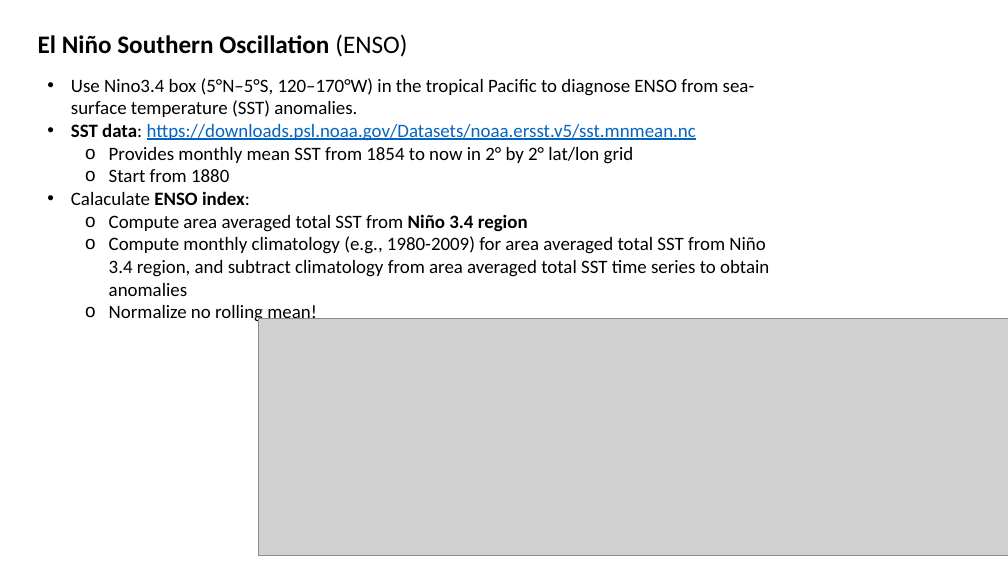
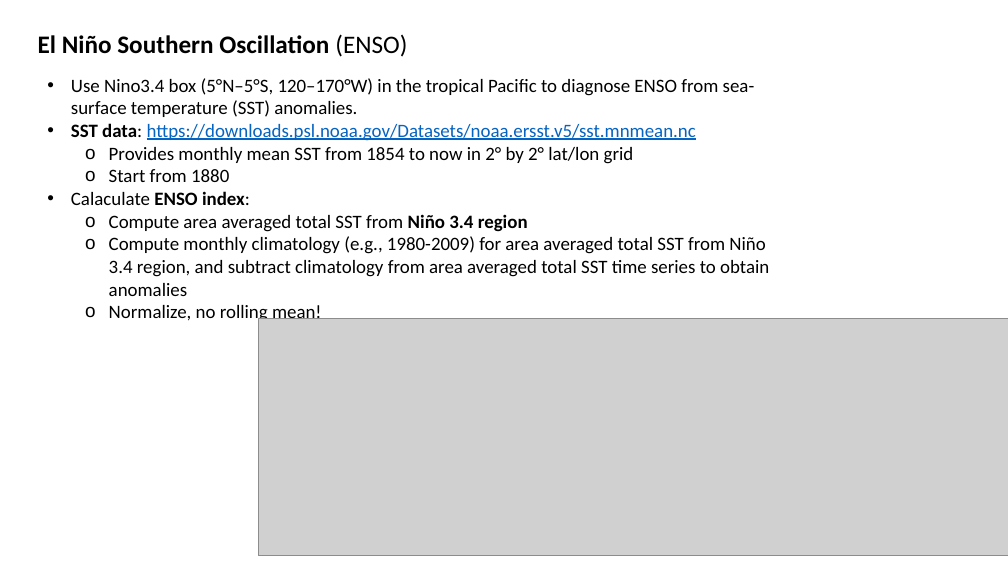
Before and after one commit to MarcoLandtHayen/EchoStateNetworks, a slide deck: slide 3 of ESN_exp09_Classification_LRP.pptx. Drawn at 1008x567 pixels with LibreOffice and Linux fonts; fonts in the diff are those of the drawing; grey boxes stand for pictures. Boxes give left, top, right and bottom in pixels: in the first picture for what was removed or moved away, otherwise in the second. Text is boxed around its words. In the diff, an @@ line names an element or a change of style, - is before the commit and + after.

```diff
--- a/ESN_exp09_Classification_LRP.pptx
+++ b/ESN_exp09_Classification_LRP.pptx
@@ text at box(109, 303, 322, 324): text changed @@
-  o Normalize no rolling mean!
+  o Normalize, no rolling mean!
```
Also in this commit, not shown: 1 other slide changed, 2 other files.
